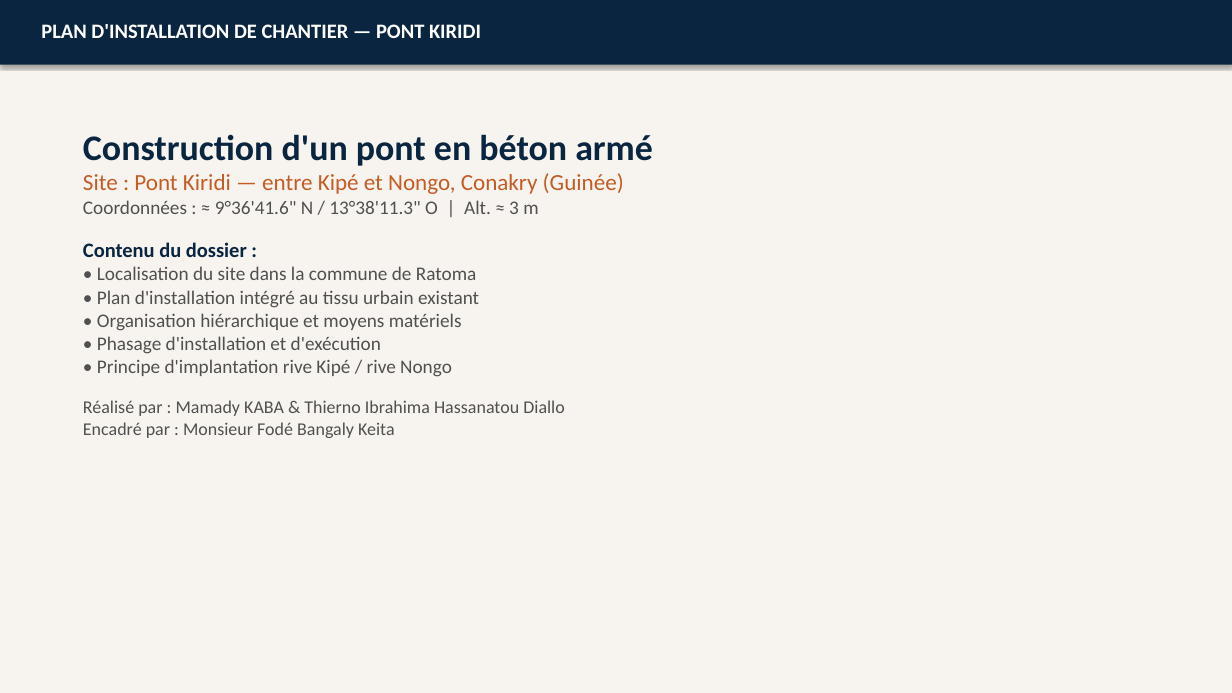
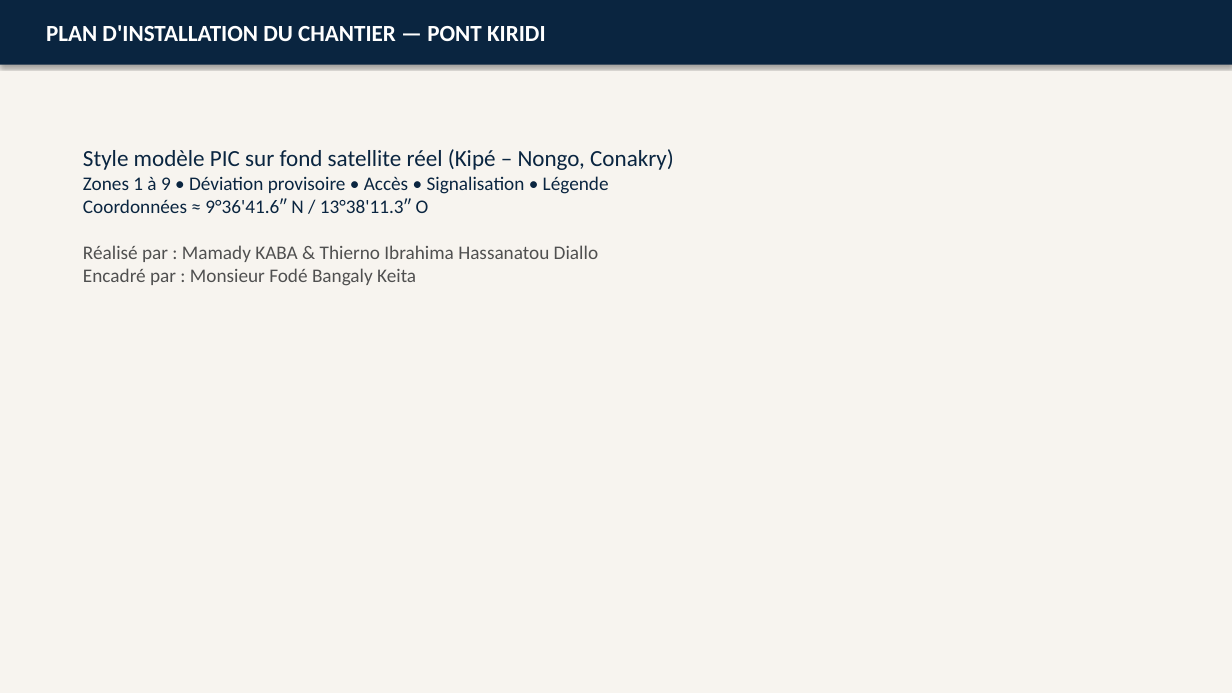
Before and after one commit to Mamady10/konadata-pwa, a slide deck: slide 1 of exports/Plan_Installation_Chantier_Pont_Kiridi.pptx. Drawn at 1232x693 pixels with LibreOffice and Linux fonts; fonts in the diff are those of the drawing. Boxes give left, top, right and bottom in pixels: in the first picture for what was removed or moved away, otherwise in the second. Text is boxed around its words. In the diff, an @@ line names an element or a change of style, - is before the commit and + after.

```diff
--- a/exports/Plan_Installation_Chantier_Pont_Kiridi.pptx
+++ b/exports/Plan_Installation_Chantier_Pont_Kiridi.pptx
@@ text at [46,25,546,41]: text changed; size 16 to 18 pt @@
-PLAN D'INSTALLATION DE CHANTIER — PONT KIRIDI
+PLAN D'INSTALLATION DU CHANTIER — PONT KIRIDI
@@ text "Style modèle PIC sur fond ...": place and size @@
-text "Style modèle PIC sur fond ..." at [83,134,653,438]
+text "Style modèle PIC sur fond ..." at [83,149,674,286]
@@ text at [83,149,674,213]: text changed; text colour #505050 to #0A2540 @@
-Construction d'un pont en béton armé
-Site : Pont Kiridi — entre Kipé et Nongo, Conakry (Guinée)
-Coordonnées : ≈ 9°36'41.6" N / 13°38'11.3" O | Alt. ≈ 3 m
-Contenu du dossier :
-• Localisation du site dans la commune de Ratoma
-• Plan d'installation intégré au tissu urbain existant
-• Organisation hiérarchique et moyens matériels
-• Phasage d'installation et d'exécution
-• Principe d'implantation rive Kipé / rive Nongo
+Style modèle PIC sur fond satellite réel (Kipé – Nongo, Conakry)
+Zones 1 à 9 • Déviation provisoire • Accès • Signalisation • Légende
+Coordonnées ≈ 9°36'41.6″ N / 13°38'11.3″ O
@@ text at [83,245,598,286]: size 14 to 15 pt in "Réalisé par : Mamady KABA & Thierno ...", "Encadré par : Monsieur Fodé Bangaly Keita" @@
```
Also in this commit, not shown: 2 other slides changed, 3 slides added, 4 slides removed, 4 other files.
